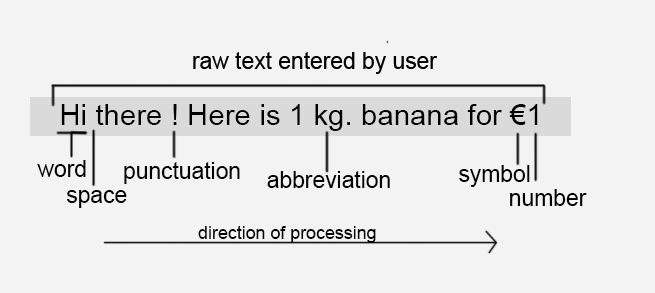
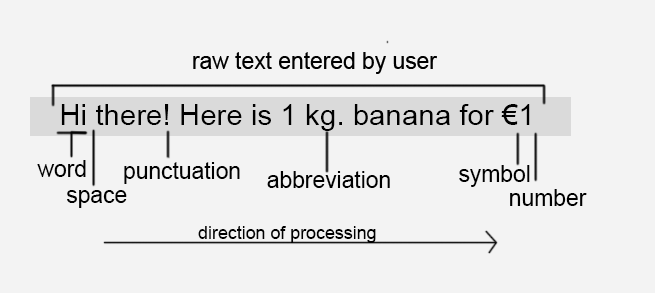
Two versions of the same layered image (655×293). Layer-by-layer changes:
added group "Group 1" with 13 layers over [165, 104, 538, 159]
moved "Layer 3" into group "Group 1" over [165, 104, 538, 159]
moved "raw text entered by user" into group "Group 1", painted on it over [165, 104, 538, 159]
renamed "Hi there ! Here is 1 kg. banana for €1" to "Hi there! Here is 1 kg. banana for €1", moved it into group "Group 1", painted on it over [165, 104, 538, 131]
moved "Layer 2" into group "Group 1" over [165, 104, 538, 108]
moved "Layer 1" into group "Group 1" over [165, 104, 538, 159]
